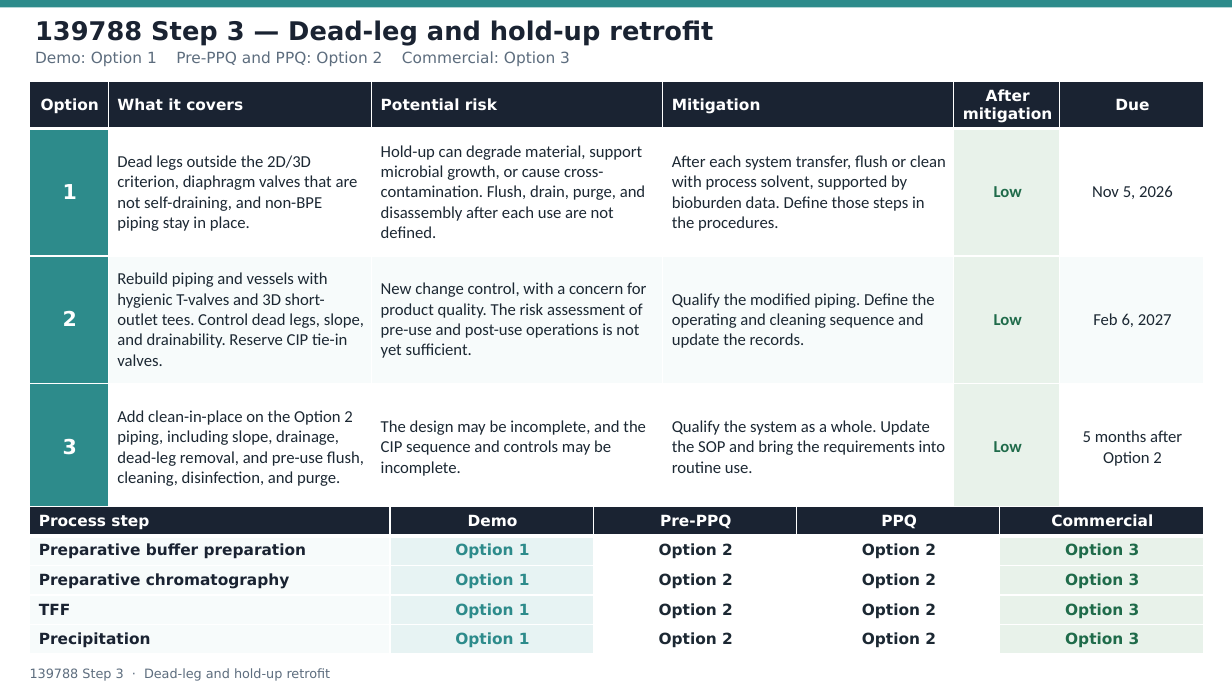
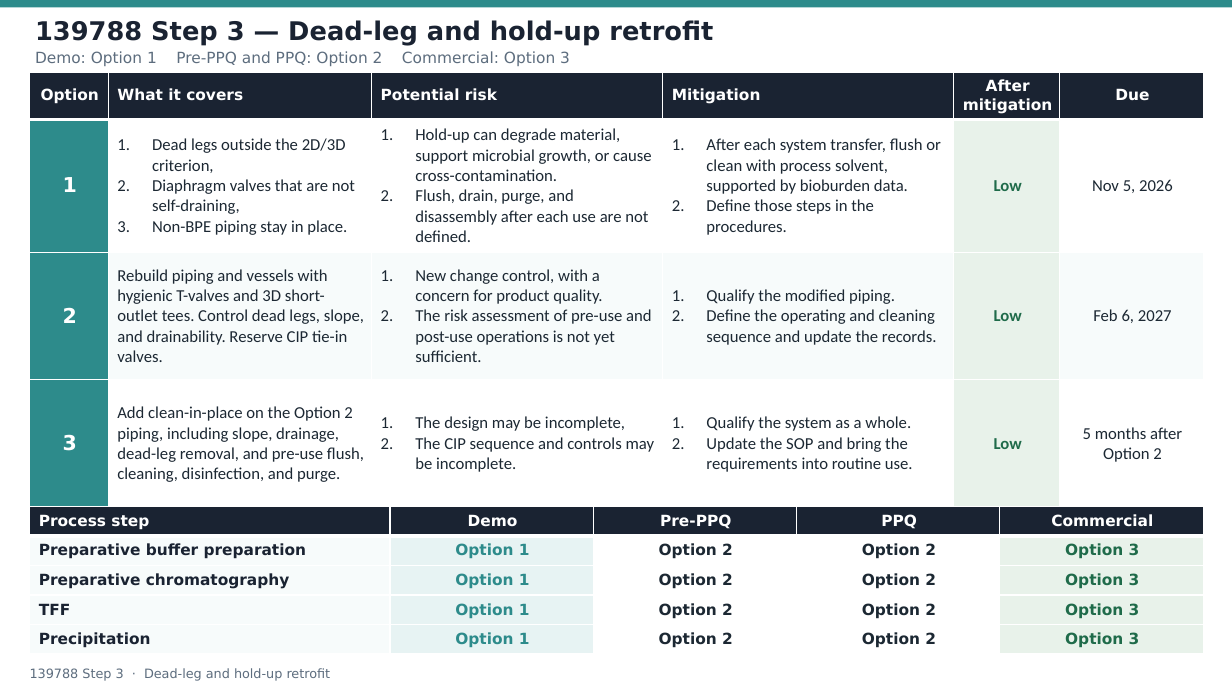
Before and after one commit to peterli0913/BLA, a slide deck: slide 1 of 139788 Step 3 Dead-leg and Hold-up Retrofit_EN_1page.pptx. Drawn at 1232x693 pixels with LibreOffice and Linux fonts; fonts in the diff are those of the drawing. Boxes give left, top, right and bottom in pixels: in the first picture for what was removed or moved away, otherwise in the second. Text is boxed around its words. In the diff, an @@ line names an element or a change of style, - is before the commit and + after.

```diff
--- a/139788 Step 3 Dead-leg and Hold-up Retrofit_EN_1page.pptx
+++ b/139788 Step 3 Dead-leg and Hold-up Retrofit_EN_1page.pptx
@@ table at (30,72,1203,488) @@
-row 2: 1 | Dead legs outside the 2D/3D criterion, diaphragm valves that are not self-draining, and non-BPE piping stay in place. | Hold-up can degrade material, support microbial growth, or cause cross-contamination. Flush, drain, purge, and disassembly after each use are not defined. | After each system transfer, flush or clean with process solvent, supported by bioburden data. Define those steps in the procedures. | Low | Nov 5, 2026
+row 2: 1 | Dead legs outside the 2D/3D criterion, / Diaphragm valves that are not self-draining, / Non-BPE piping stay in place. | Hold-up can degrade material, support microbial growth, or cause cross-contamination. / Flush, drain, purge, and disassembly after each use are not defined. | After each system transfer, flush or clean with process solvent, supported by bioburden data. / Define those steps in the procedures. | Low | Nov 5, 2026
-row 3, column 3: New change control, with a concern for product quality. The risk assessment of pre-use and post-use operations is not yet sufficient.
+row 3, column 3: New change control, with a concern for product quality. / The risk assessment of pre-use and post-use operations is not yet sufficient.
-row 3, column 4: Qualify the modified piping. Define the operating and cleaning sequence and update the records.
+row 3, column 4: Qualify the modified piping. / Define the operating and cleaning sequence and update the records.
-row 4, column 3: The design may be incomplete, and the CIP sequence and controls may be incomplete.
+row 4, column 3: The design may be incomplete, / The CIP sequence and controls may be incomplete.
-row 4, column 4: Qualify the system as a whole. Update the SOP and bring the requirements into routine use.
+row 4, column 4: Qualify the system as a whole. / Update the SOP and bring the requirements into routine use.
@@ table: place and size @@
-table at (30,81,1203,497)
+table at (30,72,1203,488)
```
